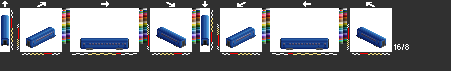
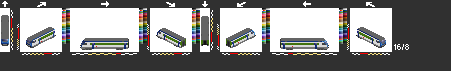
Revision of a layered 451 x 71 image; what changed, layer by layer:
added layer "bt3" above "bt2" over [1,15,385,50]
added layer "ewivs" above "ec08" over [1,15,386,50]
hid "ec08" over [1,15,386,50]
